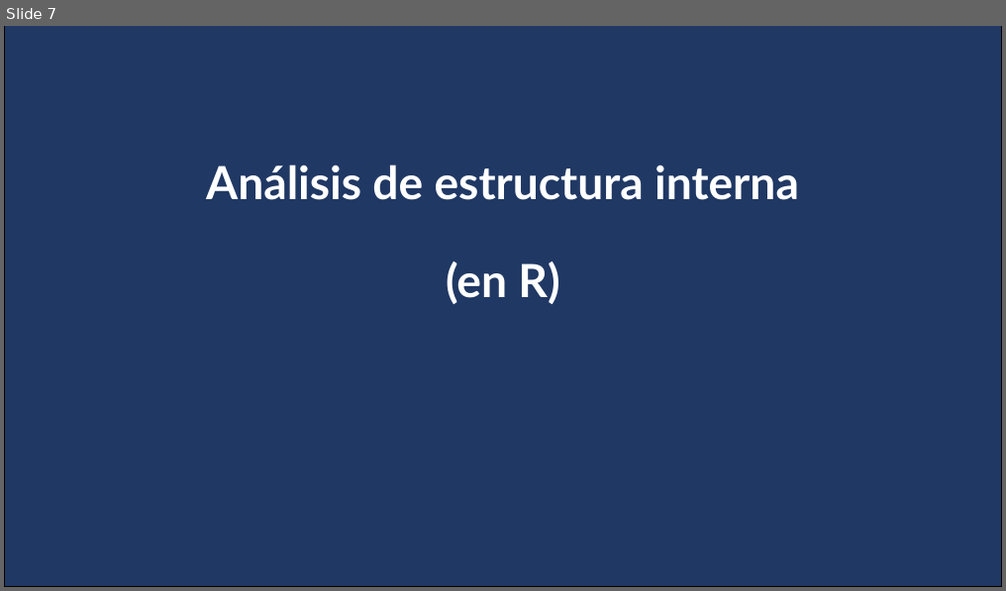
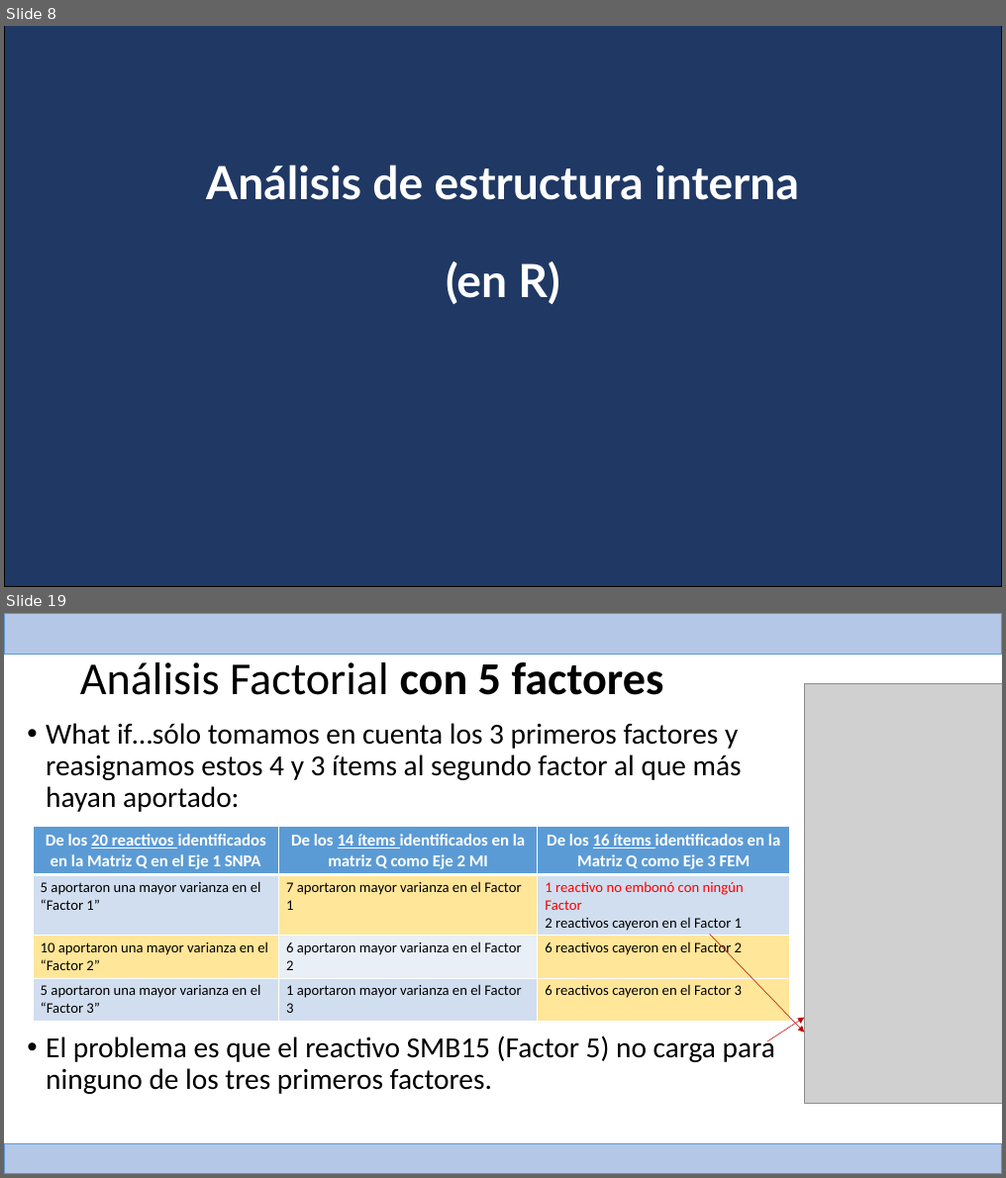
Before and after one commit to Adrifelcha/afchavez-019, a slide deck: RIMEDIE/Mat09_2015/Assessing the Model/Reporte_Resumen_Indices_TCT_AFC_AFE_MAT09.pptx. Shown one above the other, each under a label of ours: slide 7 before the commit, slides 8 and 19 after it; the slides between them are not shown. The pictures are 1006x591 and 1006x1178 pixels, drawn with LibreOffice and Linux fonts; fonts in the diff are those of the drawing; grey boxes stand for pictures. Boxes give left, top, right and bottom in pixels: in the first picture for what was removed or moved away, otherwise in the second. Text is boxed around its words. In the diff, an @@ line names an element or a change of style, - is before the commit and + after.

```diff
--- a/RIMEDIE/Mat09_2015/Assessing the Model/Reporte_Resumen_Indices_TCT_AFC_AFE_MAT09.pptx
+++ b/RIMEDIE/Mat09_2015/Assessing the Model/Reporte_Resumen_Indices_TCT_AFC_AFE_MAT09.pptx
@@ slide 19 added at [4, 613, 1002, 1174], background #FFFFFF @@
@@ rectangle added at [4, 613, 1002, 655], fill #B4C7E7, outline #5B9BD5 1 pt @@
@@ title added at [80, 663, 664, 695], 44 pt, text #000000 @@
+Análisis Factorial con 5 factores
@@ picture added at [804, 683, 1002, 1103] @@
@@ text added at [46, 723, 775, 1094], 28 pt, text #000000 @@
+• What if…sólo tomamos en cuenta los 3 primeros factores y reasignamos estos 4 y 3 ítems al segundo factor al que más hayan aportado:
+• El problema es que el reactivo SMB15 (Factor 5) no carga para ninguno de los tres primeros factores.
@@ table added at [33, 827, 791, 1020], 4 rows, 3 columns @@
+De los 20 reactivos identificados en la Matriz Q en el Eje 1 SNPA | De los 14 ítems identificados en la matriz Q como Eje 2 MI | De los 16 ítems identificados en la Matriz Q como Eje 3 FEM
+5 aportaron una mayor varianza en el “Factor 1” | 7 aportaron mayor varianza en el Factor 1 | 1 reactivo no embonó con ningún Factor / 2 reactivos cayeron en el Factor 1
+10 aportaron una mayor varianza en el “Factor 2” | 6 aportaron mayor varianza en el Factor 2 | 6 reactivos cayeron en el Factor 2
+5 aportaron una mayor varianza en el “Factor 3” | 1 aportaron mayor varianza en el Factor 3 | 6 reactivos cayeron en el Factor 3
@@ arrow added from (710, 934) to (804, 1032), #C00000 0.5 pt @@
@@ arrow added from (767, 1042) to (804, 1018), #C00000 0.5 pt @@
@@ rectangle added at [4, 1145, 1002, 1174], fill #B4C7E7, outline #5B9BD5 1 pt @@
@@ what was slide 7 is now slide 8 @@
```
Also in this commit, not shown: 1 slide changed, 12 other slides added, 4 slides removed, 4 other files.
